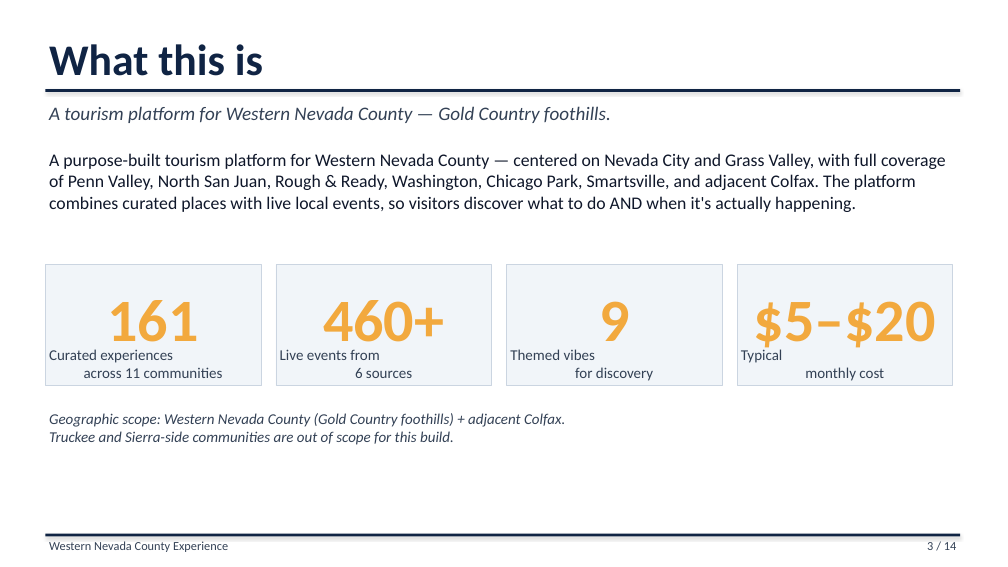
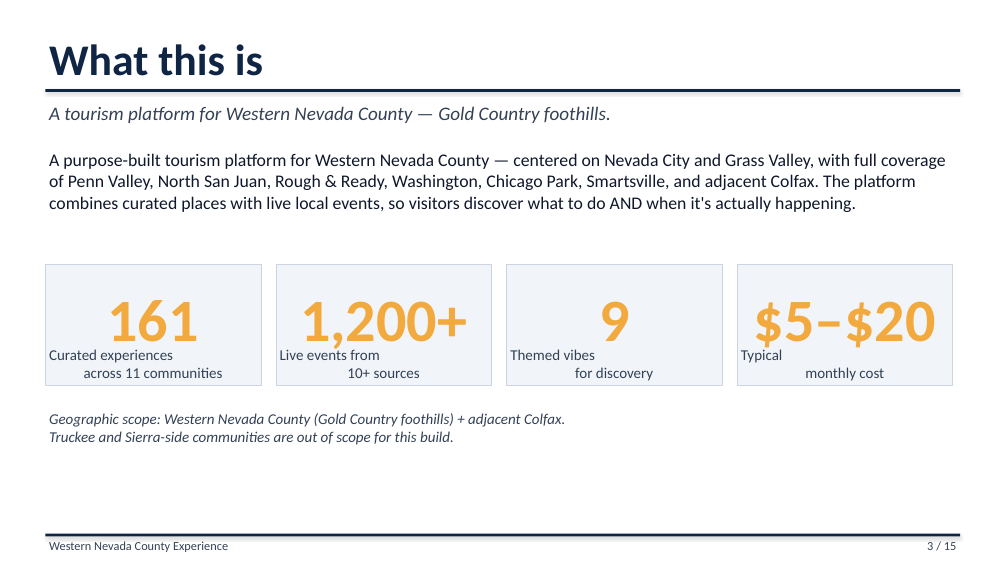
Before and after one commit to liammlrb-eng/nevada-county-experiences, a slide deck: slide 3 of demo_pitch.pptx. Drawn at 1008x567 pixels with LibreOffice and Linux fonts; fonts in the diff are those of the drawing. Boxes give left, top, right and bottom in pixels: in the first picture for what was removed or moved away, otherwise in the second. Text is boxed around its words. In the diff, an @@ line names an element or a change of style, - is before the commit and + after.

```diff
--- a/demo_pitch.pptx
+++ b/demo_pitch.pptx
@@ text at [300,301,467,355]: text changed @@
-460+
+1,200+
@@ text at [280,347,420,378]: text changed @@
-Live events from
-6 sources
+Live events from
+10+ sources
@@ text at [927,542,956,550]: text changed @@
-3 / 14
+3 / 15
```
Also in this commit, not shown: 12 other slides changed, 1 slide added, 3 other files.
